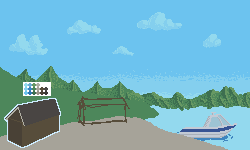
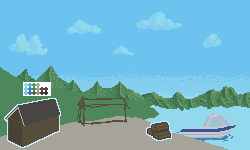
Two versions of the same layered image (250x150). Layer-by-layer changes:
added group "Pots" with 4 layers above "Groud" over box(146, 121, 172, 141)
added layer "Pot 1" in group "Pots" over box(151, 122, 169, 132)
added layer "Pot 2" in group "Pots" over box(153, 130, 171, 140)
added layer "Pot 3" in group "Pots" over box(147, 126, 165, 136)
added layer "Outline" in group "Pots" over box(146, 121, 172, 141)
